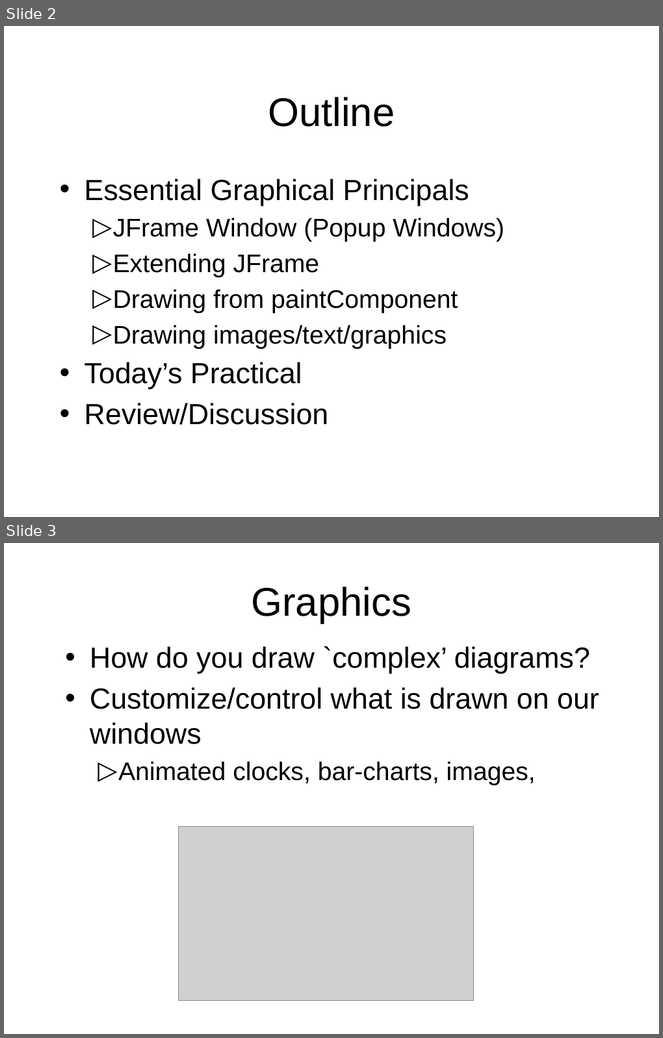
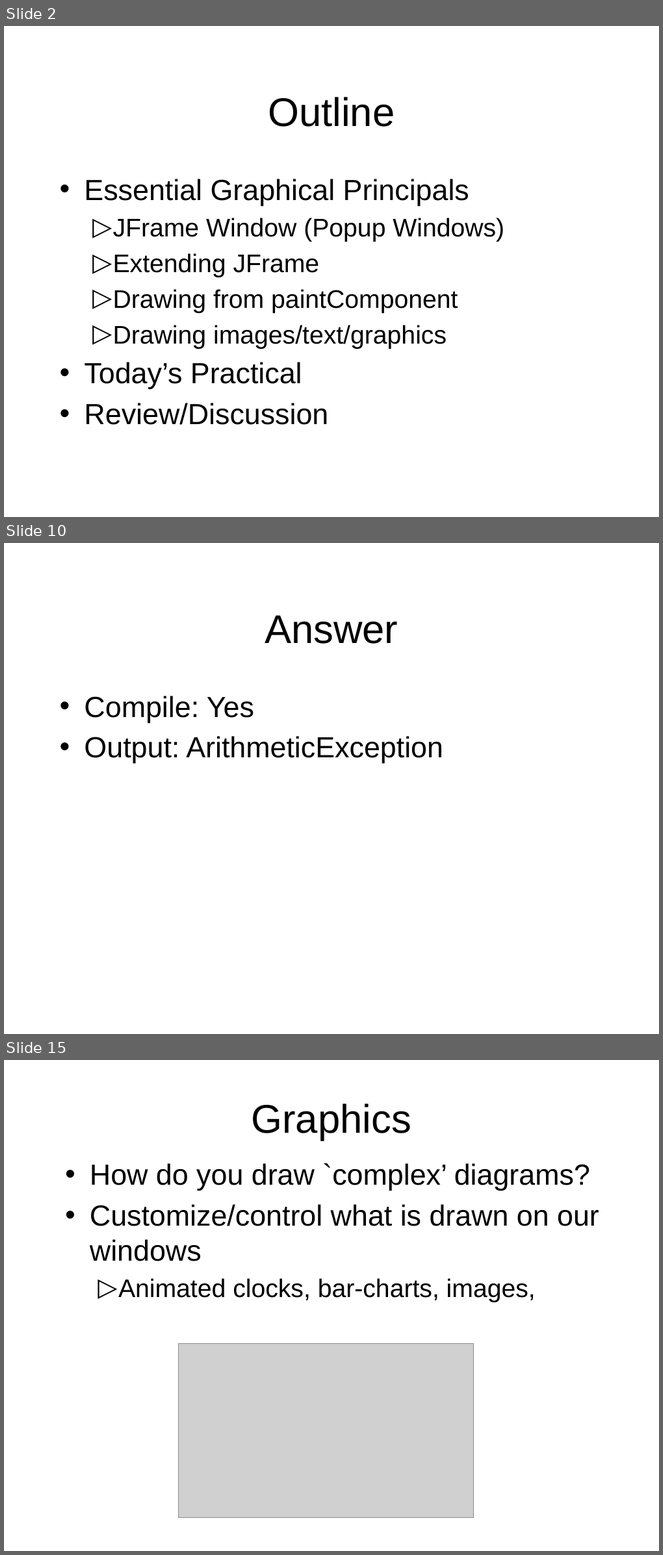
Before and after one commit to octaviordz/zjnu2017.github.io, a slide deck: OOP/lectures/080--Graphics.pptx. Shown one above the other, each under a label of ours: slides 2 and 3 before the commit, slides 2, 10 and 15 after it; the slides between them are not shown. The pictures are 663x1038 and 663x1555 pixels, drawn with LibreOffice and Linux fonts; fonts in the diff are those of the drawing; grey boxes stand for pictures. Boxes give left, top, right and bottom in pixels: in the first picture for what was removed or moved away, otherwise in the second. Text is boxed around its words. In the diff, an @@ line names an element or a change of style, - is before the commit and + after.

```diff
--- a/OOP/lectures/080--Graphics.pptx
+++ b/OOP/lectures/080--Graphics.pptx
@@ slide 10 added at [4,543,659,1034], background #FFFFFF @@
@@ title added at [265,615,398,644], 44 pt, text #000000 @@
+Answer
@@ text added at [84,696,443,763], 32 pt, text #000000 @@
+• Compile: Yes
+• Output: ArithmeticException
@@ what was slide 3 is now slide 15 @@
```
Also in this commit, not shown: 14 other slides added, 1 other file.
